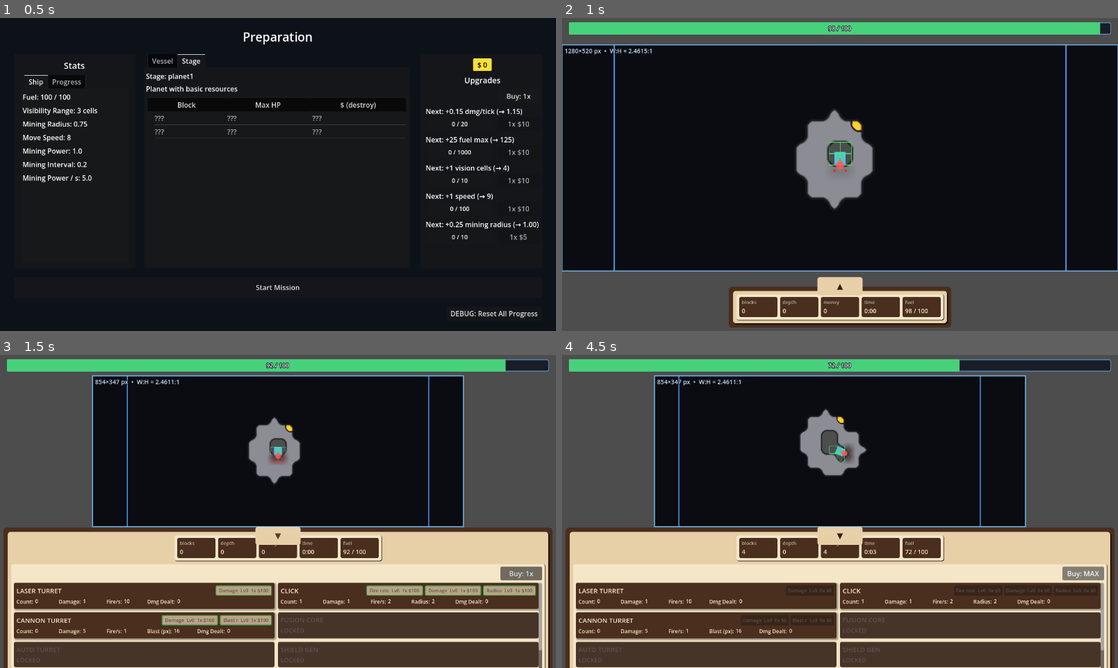
Above: before the commit, frames 1-4 (two rows, left to right).
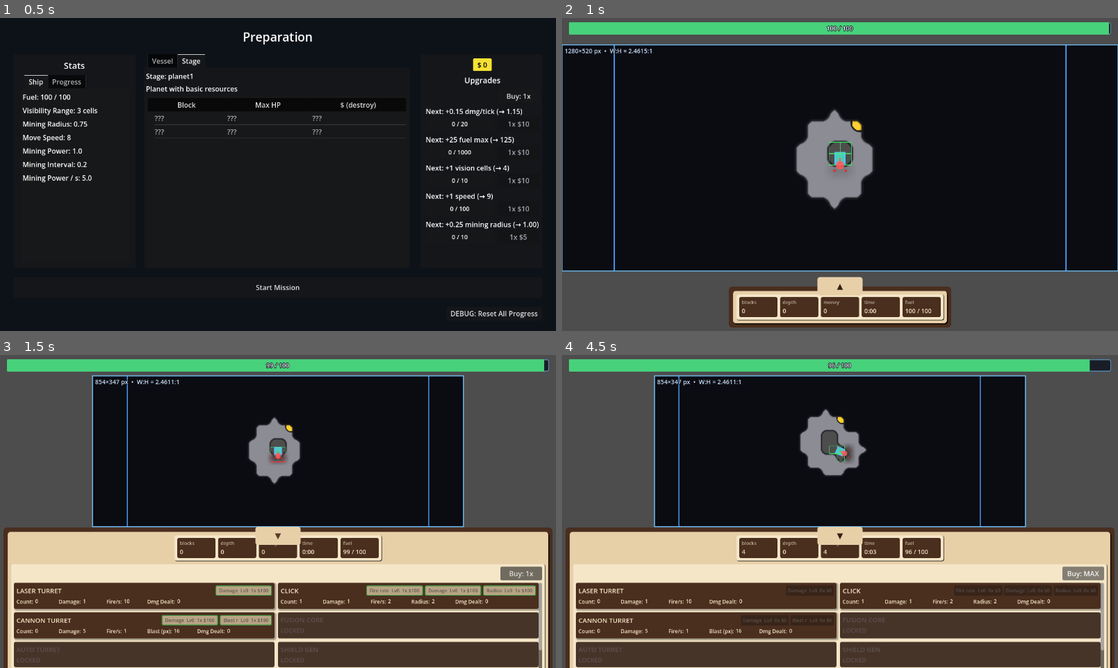
Above: after the commit, the same moments.

Repository: caboyd/blast_game
Game: Godot game, scene res://scenes/prep/Prep.tscn
Same seed, same stepped clock (60 frames per second), same inputs: the game is played once before the commit and once after it.
Inputs:
- Up to frame 1 (0.5 s): no input
- Up to frame 2 (1 s): click "Start Mission" at 0.5 s
- Up to frame 3 (1.5 s): click "▲" at 1.25 s
- Up to frame 4 (4.5 s): click "Buy: 1x" at 2 s; click "Buy: 5x" at 2.75 s; click "Buy: 25x" at 3.5 s; click "Buy: 100x" at 4.25 s

Frame 1 is identical in both runs. In frame 2, 0.2% of the frame differs, in the area x 47-99%, y 1-95%; in frame 3, 0.3%; in frame 4, 1.0%, in the area x 47-95%, y 1-64%.

Commit message:
Change Fuel system to drain

Diff:
--- a/scripts/data/VesselData.gd
+++ b/scripts/data/VesselData.gd
@@ -7,7 +7,7 @@
 @export var vision_radius_cells: int = 3
 @export var mine_damage_per_tick: float = 1.0
 @export var mine_interval_s: float = 0.2
-@export var fuel_max_base: float = 100.0
+@export var fuel_max_base: float = 30.0
 @export var upgrades: Array = []
 
 
--- a/scripts/ships/MiningVessel.gd
+++ b/scripts/ships/MiningVessel.gd
@@ -15,6 +15,8 @@
 @export var mine_damage_per_tick: float = 1.0
 ## Seconds between mining ticks while colliding with a cell.
 @export var mine_interval_s: float = 0.2
+## Passive fuel drain while the mining grid is active (units per second).
+@export var fuel_drain_per_second: float = 1.0
 ## World-radius of `Hull` circle shape (set in `_ready` from the collider).
 var hull_radius_px: float = 8.0
 ## World-radius of `Drill` circle shape (debug draw / keeps export compat if read elsewhere).
@@ -99,6 +101,8 @@
 
 	_tick_mining(delta)
 
+	GameStatistics.consume_fuel(fuel_drain_per_second * delta)
+
 	grid.update_vision(_front_world(), get_effective_vision_radius_cells())
 
 	if GameStatistics.fuel <= 0.0 and not _fuel_out_emitted:
@@ -375,9 +379,7 @@
 		_mine_pending_damage -= float(whole)
 		drill_c = _drill_center_world()
 		drill_r = get_effective_drill_world_radius_px()
-		var hp_rm: int = grid.mine_solid_in_circle_world(drill_c, drill_r, whole)
-		if hp_rm > 0:
-			GameStatistics.consume_fuel(float(hp_rm))
+		grid.mine_solid_in_circle_world(drill_c, drill_r, whole)
 
 
 class _MiningDebugLayer extends Node2D:
